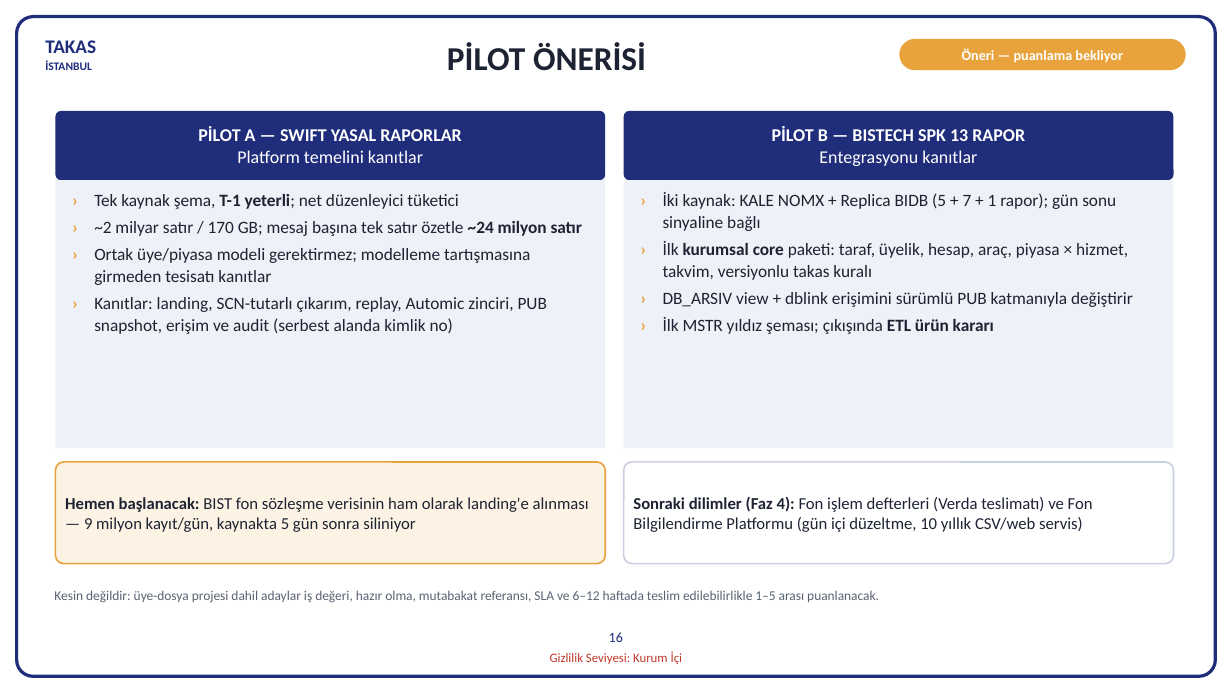
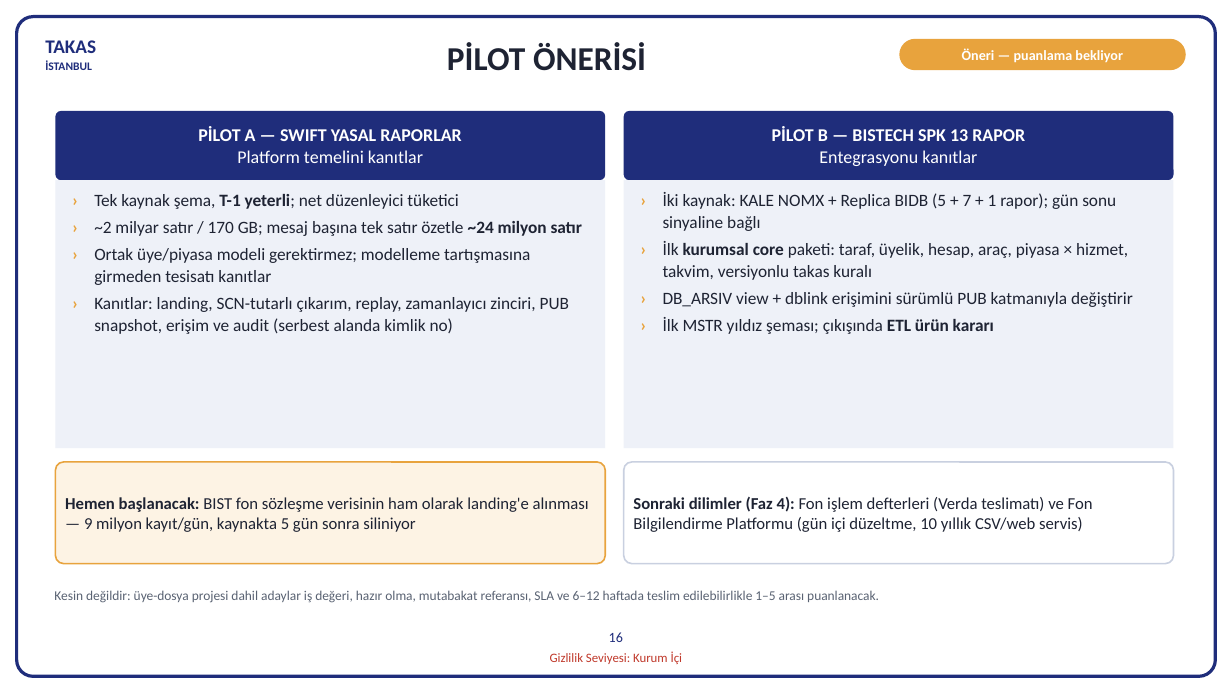
Before and after one commit to hanifidemirel0/Cursor-Projects, a slide deck: slide 16 of outputs/dwh-sunum-kasim-2026/5 - DWHSunum_Kasim2026.pptx. Drawn at 1232x693 pixels with LibreOffice and Linux fonts; fonts in the diff are those of the drawing. Boxes give left, top, right and bottom in pixels: in the first picture for what was removed or moved away, otherwise in the second. Text is boxed around its words. In the diff, an @@ line names an element or a change of style, - is before the commit and + after.

```diff
--- a/outputs/dwh-sunum-kasim-2026/5 - DWHSunum_Kasim2026.pptx
+++ b/outputs/dwh-sunum-kasim-2026/5 - DWHSunum_Kasim2026.pptx
@@ text at bbox=[94, 297, 569, 334]: text changed @@
-› Kanıtlar: landing, SCN-tutarlı çıkarım, replay, Automic zinciri, PUB snapshot, erişim ve audit (serbest alanda kimlik no)
+› Kanıtlar: landing, SCN-tutarlı çıkarım, replay, zamanlayıcı zinciri, PUB snapshot, erişim ve audit (serbest alanda kimlik no)
```
Also in this commit, not shown: 3 other slides changed, 10 other files.
